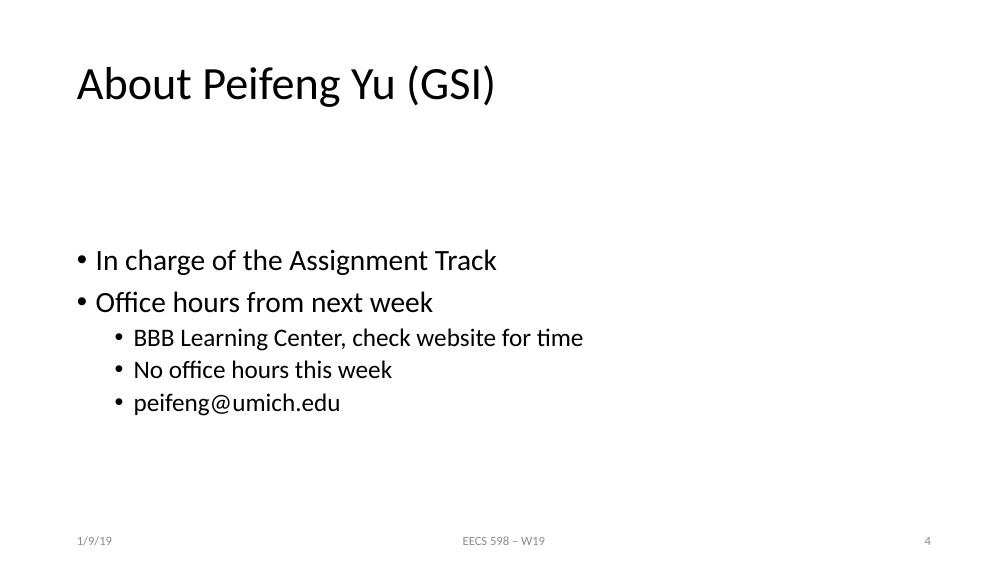
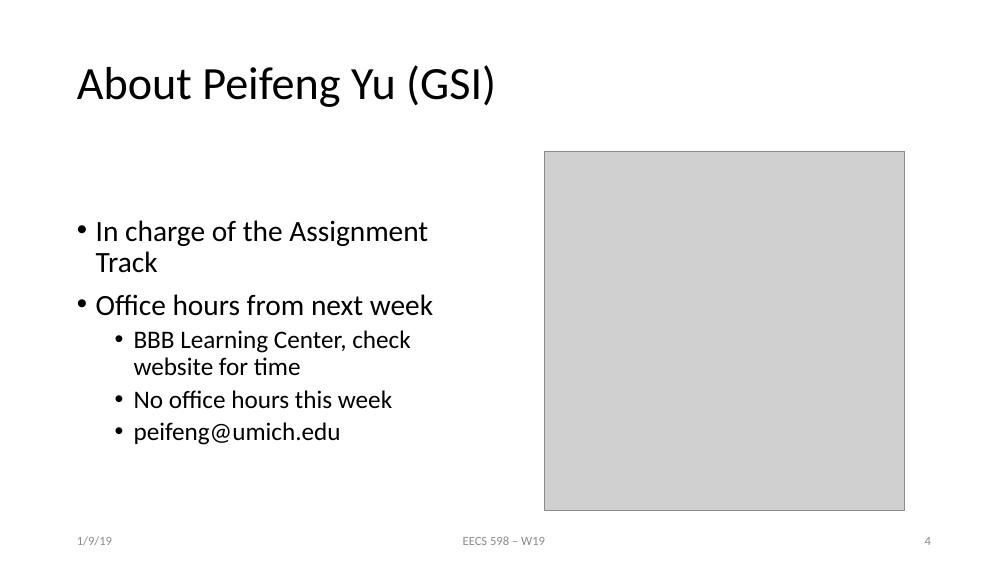
Before and after one commit to mosharaf/eecs598, a slide deck: slide 4 of Slides/010919-MChowdhury.pptx. Drawn at 1008x567 pixels with LibreOffice and Linux fonts; fonts in the diff are those of the drawing; grey boxes stand for pictures. Boxes give left, top, right and bottom in pixels: in the first picture for what was removed or moved away, otherwise in the second. Text is boxed around its words. In the diff, an @@ line names an element or a change of style, - is before the commit and + after.

Commit message:
Slide updates

```diff
--- a/Slides/010919-MChowdhury.pptx
+++ b/Slides/010919-MChowdhury.pptx
@@ text "In charge of the Assignment ..." rewrapped from [96, 249, 584, 416] to [96, 220, 433, 445] @@
@@ picture added at [544, 151, 904, 511] @@
```
